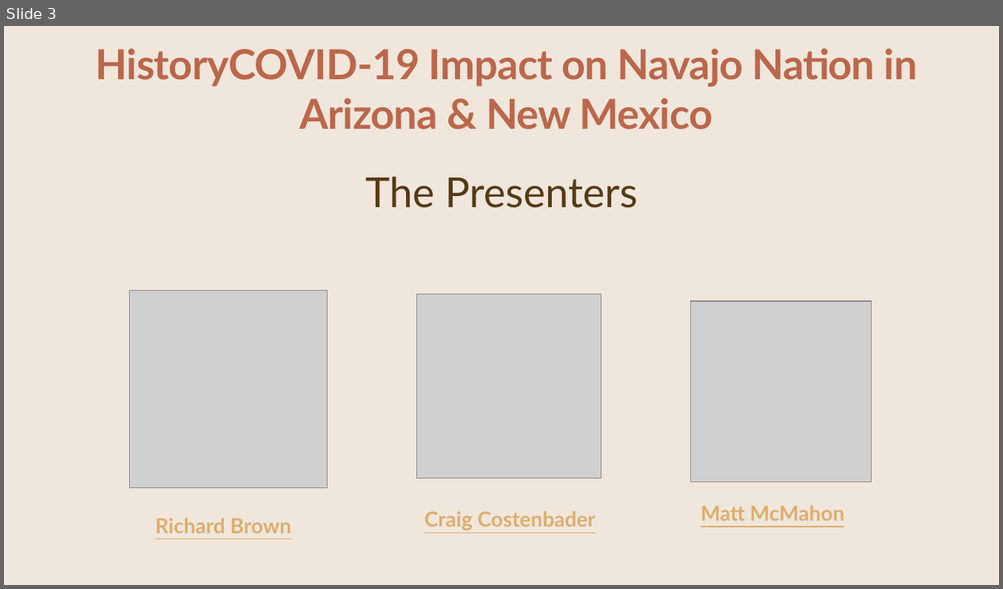
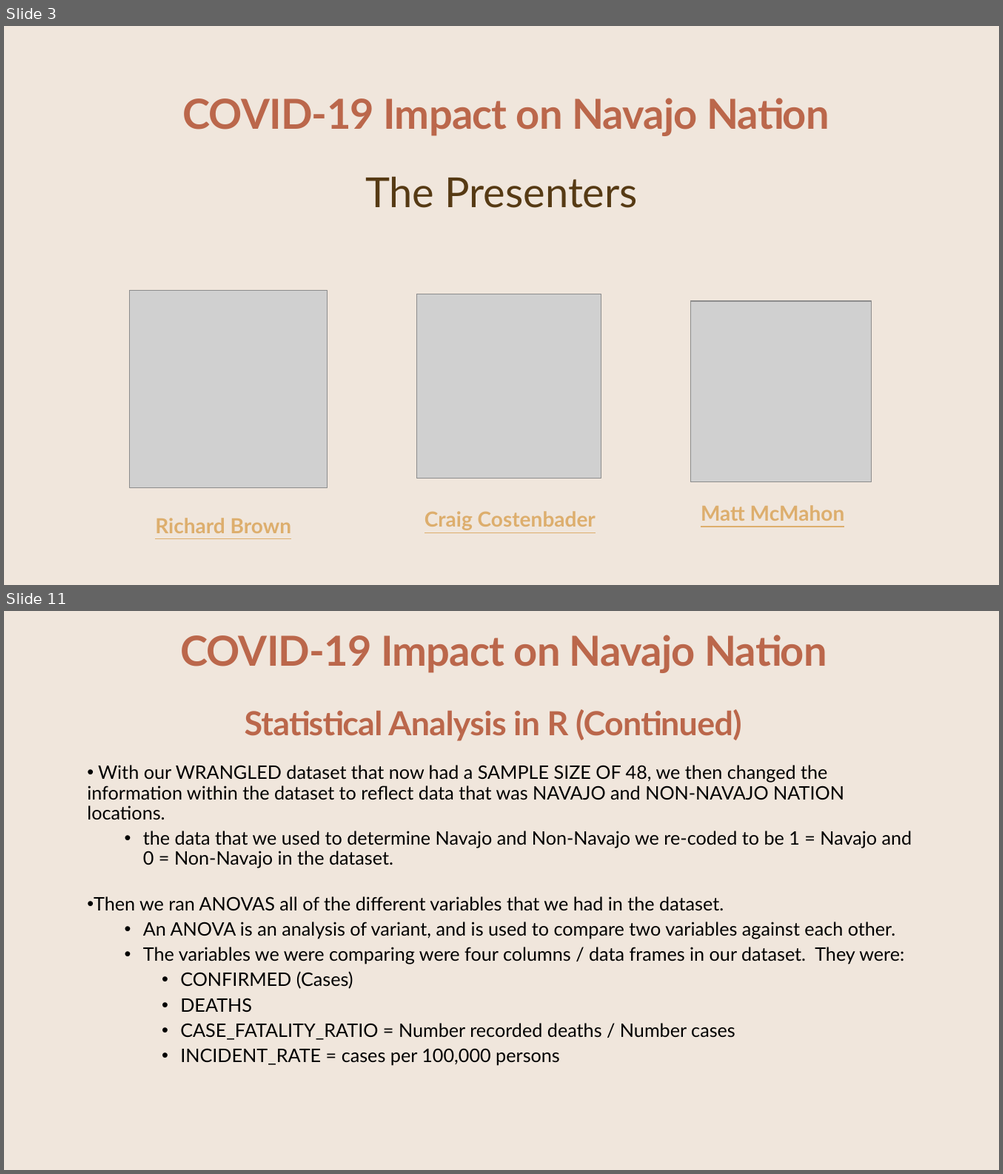
Before and after one commit to CCostenbader/Covid-19-effects-on-the-Navajo-Nation-Indian-Tribe, a slide deck: PPCRAIG.pptx. Shown one above the other, each under a label of ours: slide 3 before the commit, slides 3 and 11 after it; the slides between them are not shown. The pictures are 1003x589 and 1003x1174 pixels, drawn with LibreOffice and Linux fonts; fonts in the diff are those of the drawing; grey boxes stand for pictures; background and template pictures are left out. Boxes give left, top, right and bottom in pixels: in the first picture for what was removed or moved away, otherwise in the second. Text is boxed around its words. In the diff, an @@ line names an element or a change of style, - is before the commit and + after.

```diff
--- a/PPCRAIG.pptx
+++ b/PPCRAIG.pptx
@@ slide 11 added at [4,611,999,1170], background #F0E6DC @@
@@ text added at [180,635,827,673], 40 pt, text #BB674B, bold @@
+COVID-19 Impact on Navajo Nation
@@ title added at [244,709,742,741], 32 pt, text #BB674B, bold @@
+Statistical Analysis in R (Continued)
@@ text added at [87,765,912,1066], 18 pt, text #000000 @@
+• With our WRANGLED dataset that now had a SAMPLE SIZE OF 48, we then changed the information within the dataset to reflect data that was NAVAJO and NON-NAVAJO NATION locations.
+  • the data that we used to determine Navajo and Non-Navajo we re-coded to be 1 = Navajo and 0 = Non-Navajo in the dataset.
+• Then we ran ANOVAS all of the different variables that we had in the dataset.
+  • An ANOVA is an analysis of variant, and is used to compare two variables against each other.
+  • The variables we were comparing were four columns / data frames in our dataset. They were:
+    • CONFIRMED (Cases)
+    • DEATHS
+    • CASE_FATALITY_RATIO = Number recorded deaths / Number cases
+    • INCIDENT_RATE = cases per 100,000 persons
@@ slide 3 changed as well @@
@@ text at [183,98,829,136]: text changed @@
-HistoryCOVID-19 Impact on Navajo Nation in Arizona & New Mexico
+COVID-19 Impact on Navajo Nation
```
Also in this commit, not shown: 6 other slides changed, 10 other slides added, 13 slides removed, 5 other files.
